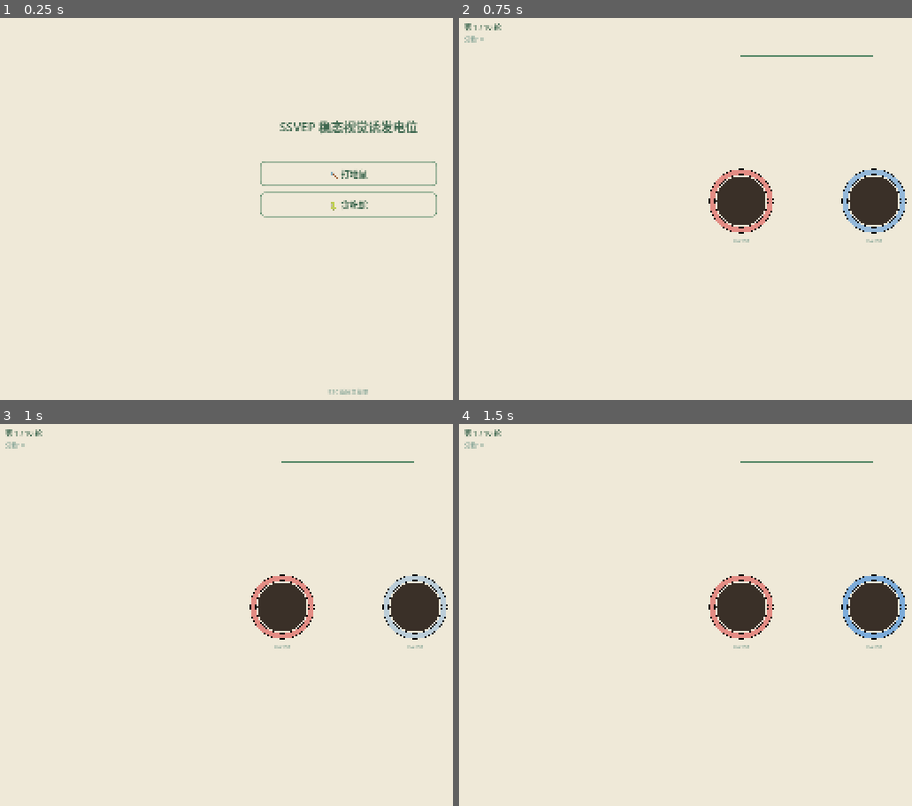
Above: before the commit, frames 1-4 (two rows, left to right).
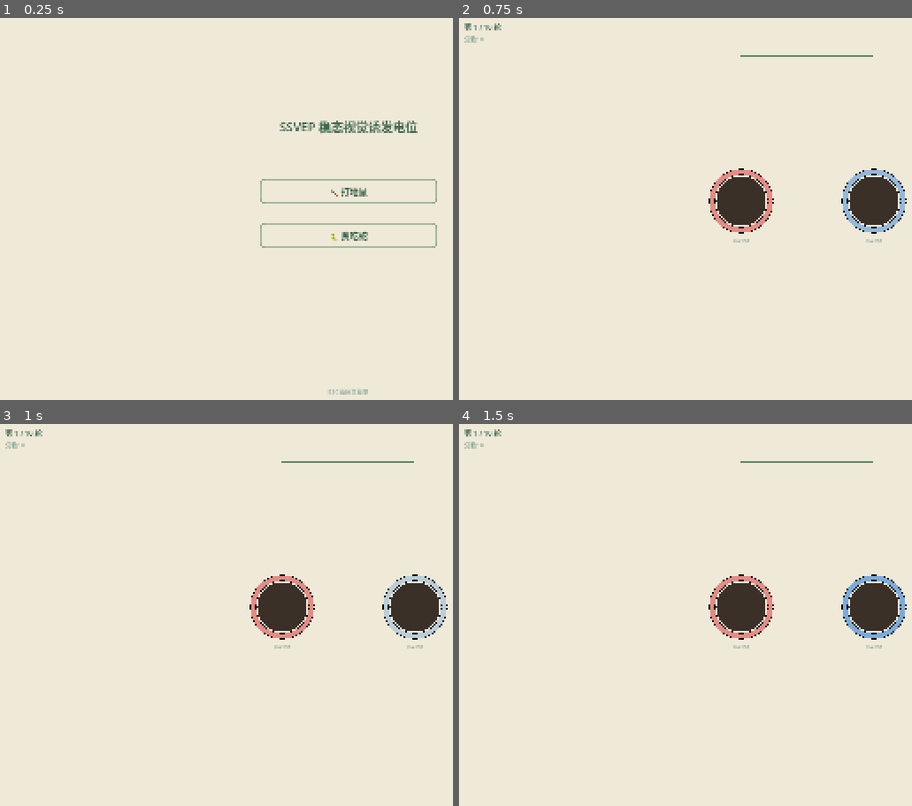
Above: after the commit, the same moments.

Repository: sssd903-tju/MetaBCI_Game
Game: Godot game, scene res://scenes/ssvep/SSVEPHub.tscn
Two runs of this game, one before a commit and one after it. Both use one fixed random seed, a clock stepped at 60 frames per second and the inputs below. This scene is started directly instead of the project's main scene.
Inputs:
- Up to frame 1 (0.25 s): no input
- Up to frame 2 (0.75 s): click "🔨 打地鼠" at 0.5 s
- Up to frame 3 (1 s): no input
- Up to frame 4 (1.5 s): tap Enter (ui_accept) at 1.25 s; hold Right from 1.28 s (still down); tap 1 at 1.35 s

The runs differ from the first frame. In frame 1, 1.9% of the frame differs, in the area x 57-97%, y 37-61%; in frame 2, nothing differs; in frame 3, nothing differs; in frame 4, nothing differs.

Commit message:
tweak: 间距 70→100, 起始 y=380

Diff:
--- a/scripts/paradigms/ssvep/ssvep_hub.gd
+++ b/scripts/paradigms/ssvep/ssvep_hub.gd
@@ -22,7 +22,7 @@
 		var m: Dictionary = modes[i]
 		var btn := Button.new()
 		btn.text = m.name
-		btn.position = Vector2((GlobalConfig.GAME_WIDTH - 400) / 2.0, 340 + i * 70)
+		btn.position = Vector2((GlobalConfig.GAME_WIDTH - 400) / 2.0, 380 + i * 100)
 		btn.size = Vector2(400, 56)
 
 		var btn_style := StyleBoxFlat.new()
